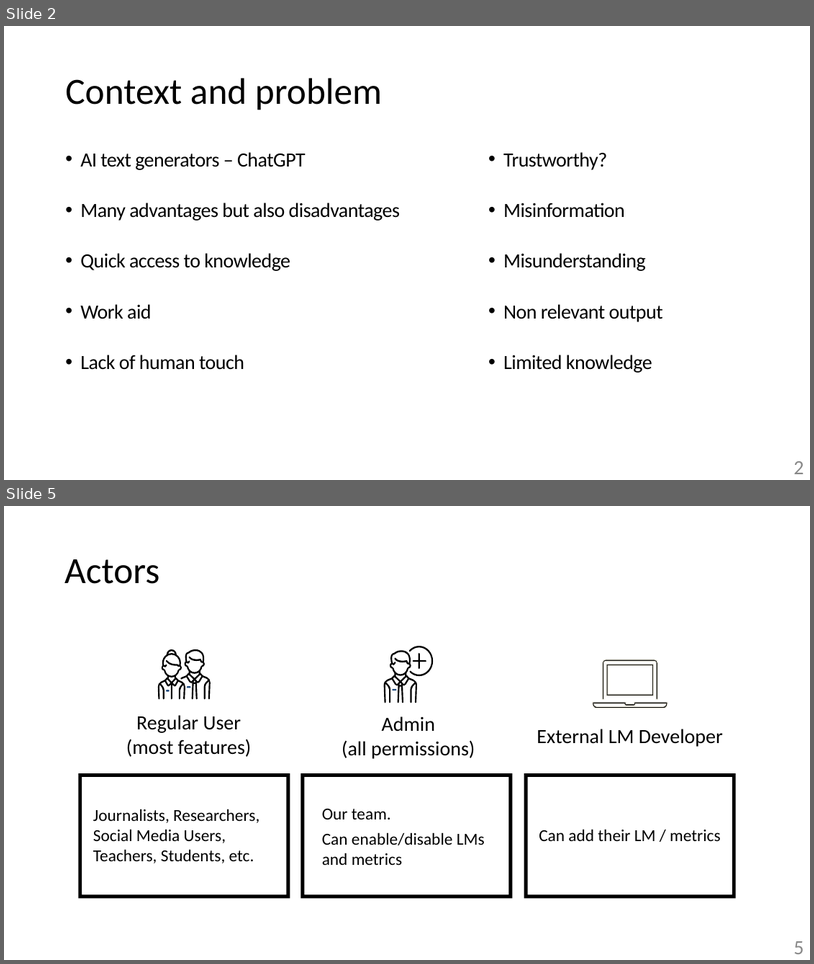
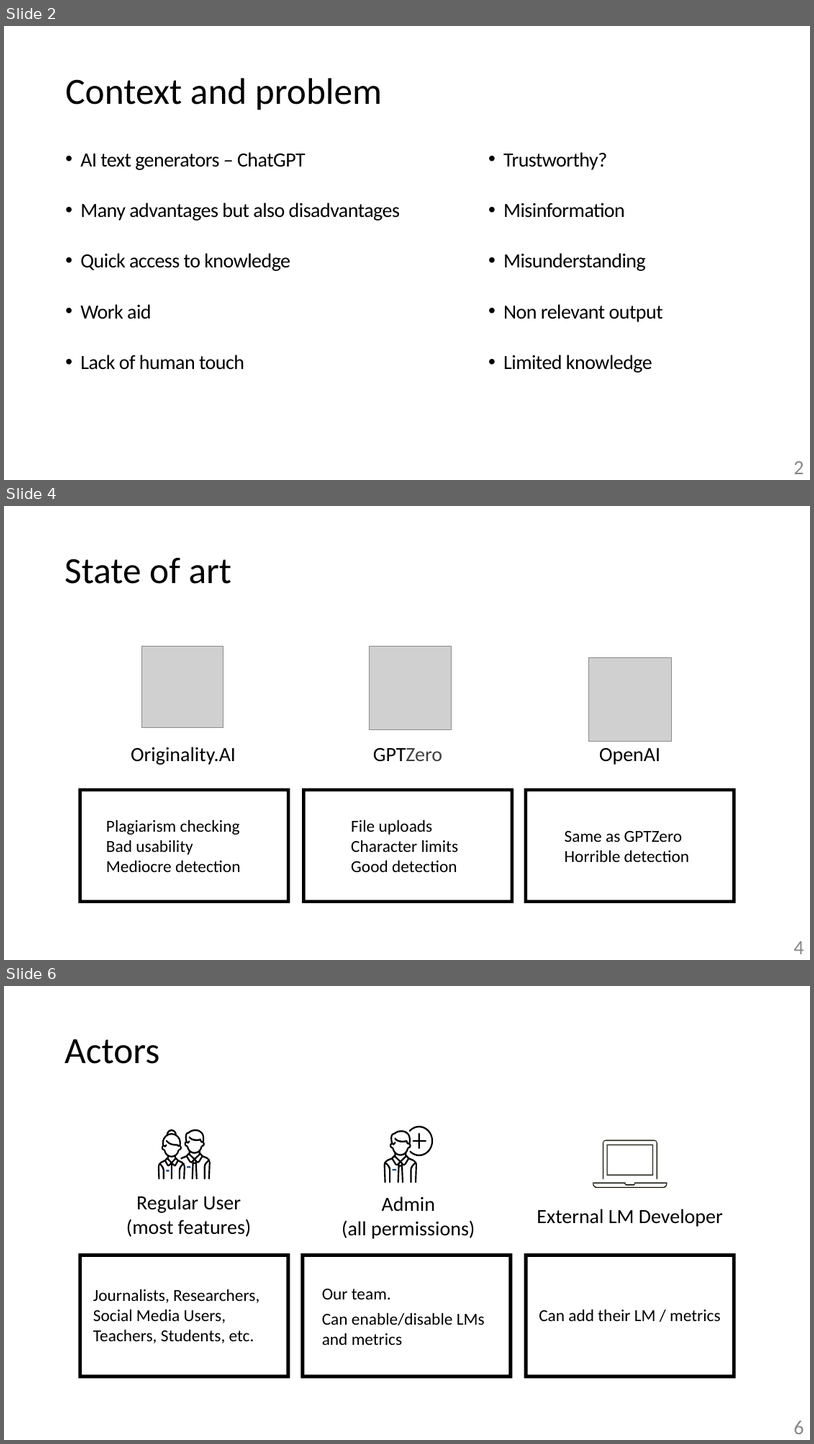
Before and after one commit to zzzzz151/AI-text-detector, a slide deck: presentation-prototype.pptx. Shown one above the other, each under a label of ours: slides 2 and 5 before the commit, slides 2, 4 and 6 after it; the slides between them are not shown. The pictures are 814x964 and 814x1444 pixels, drawn with LibreOffice and Linux fonts; fonts in the diff are those of the drawing; grey boxes stand for pictures. Boxes give left, top, right and bottom in pixels: in the first picture for what was removed or moved away, otherwise in the second. Text is boxed around its words. In the diff, an @@ line names an element or a change of style, - is before the commit and + after.

```diff
--- a/presentation-prototype.pptx
+++ b/presentation-prototype.pptx
@@ slide 4 added at bbox=[4, 506, 810, 960], background #FFFFFF @@
@@ title added at bbox=[64, 557, 232, 584], 44 pt, text #000000 @@
+State of art
@@ group added at bbox=[78, 646, 689, 903]: 6 texts, 2 frames, 2 pictures @@
+Plagiarism checking
+Bad usability
+Mediocre detection
+Originality.AI
+GPTZero
+File uploads
+Character limits
+Good detection
+OpenAI
+Same as GPTZero
+Horrible detection
@@ picture added at bbox=[589, 657, 672, 741] @@
@@ frame added at bbox=[525, 788, 736, 903], fill #000000 @@
@@ page number added at bbox=[794, 941, 804, 954], 24 pt, text #888888 @@
+4
@@ what was slide 5 is now slide 6 @@
@@ page number at bbox=[794, 1420, 804, 1434]: text changed @@
-5
+6
```
Also in this commit, not shown: 2 slides changed, 1 other slide added, 1 slide removed, 1 other file.
